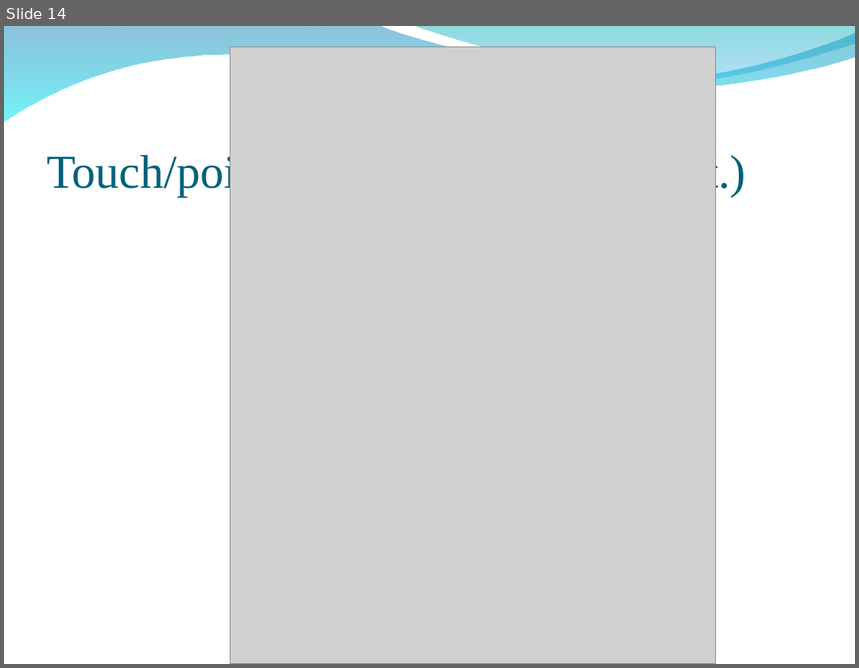
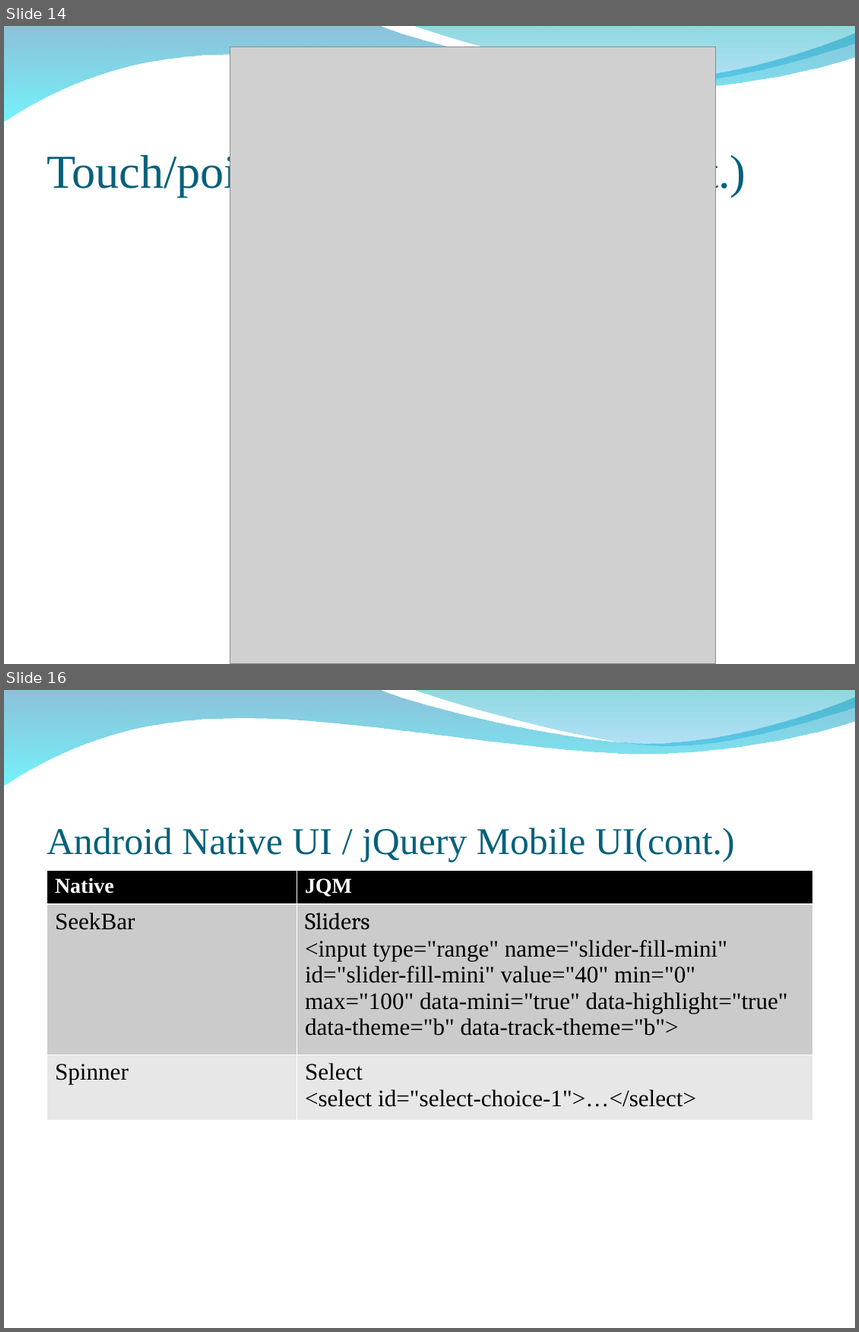
Before and after one commit to peter279k/regular_meeting, a slide deck: benchmarkJS.ppt. Shown one above the other, each under a label of ours: slide 14 before the commit, slides 14 and 16 after it; the slides between them are not shown. The pictures are 859x668 and 859x1332 pixels, drawn with LibreOffice and Linux fonts; fonts in the diff are those of the drawing; grey boxes stand for pictures; background and template pictures are left out. Boxes give left, top, right and bottom in pixels: in the first picture for what was removed or moved away, otherwise in the second. Text is boxed around its words. In the diff, an @@ line names an element or a change of style, - is before the commit and + after.

Commit message:
Add enabled browser via socket and JQM UI and Android UI

```diff
--- a/benchmarkJS.ppt
+++ b/benchmarkJS.ppt
@@ slide 16 added at [4,690,855,1328], background picture (left out); not listed: 2 template elements that a slide beside it also shows @@
@@ title added at [47,828,735,862], 32 pt, text #04617B @@
+Android Native UI / jQuery Mobile UI(cont.)
@@ table added at [47,870,813,1121], 3 rows, 2 columns @@
+Native | JQM
+SeekBar | Sliders / <input type="range" name="slider-fill-mini" id="slider-fill-mini" value="40" min="0" max="100" data-mini="true" data-highlight="true" data-theme="b" data-track-theme="b">
+Spinner | Select / <select id="select-choice-1">…</select>
```
Also in this commit, not shown: 1 other slide added, 1 slide removed, 1 other file.
